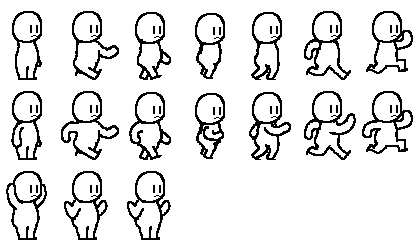
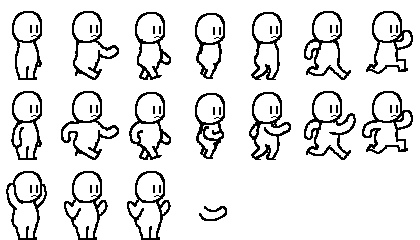
Comparing the layer stacks of the two 420 × 240 images. Changes:
painted on "Layer 12" over <box>199,206,227,221</box>
